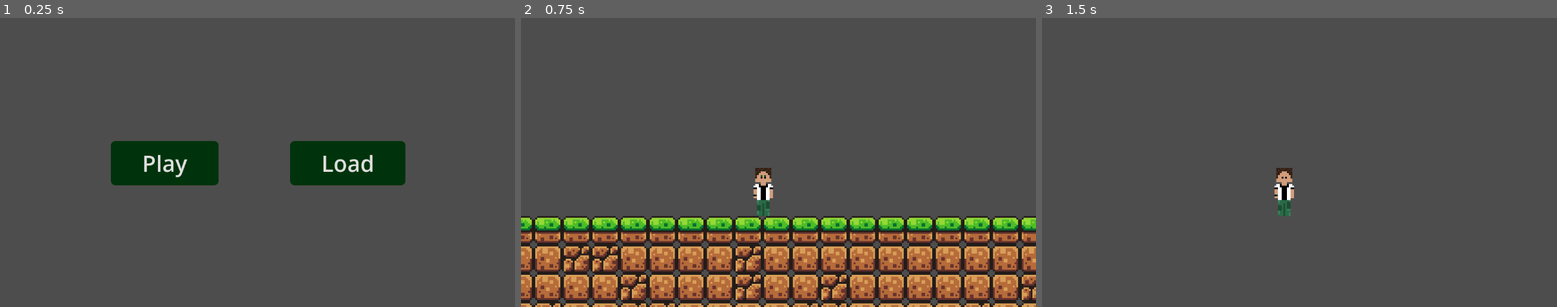
Above: before the commit, frames 1-3 (left to right).
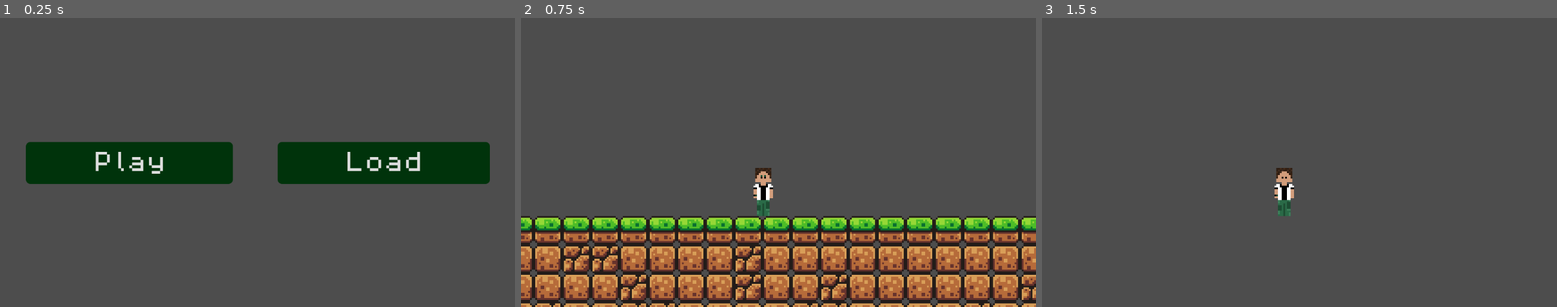
Above: after the commit, the same moments.

Repository: Shelseymp/AppDevProject2
Game: Godot game, scene res://scenes/menu.tscn
The game is run twice, just before and just after one commit, with the same random seed, the same clock (stepped at 60 frames per second) and the same inputs.
Inputs:
- Up to frame 1 (0.25 s): no input
- Up to frame 2 (0.75 s): click "Play" at 0.5 s
- Up to frame 3 (1.5 s): tap Enter (ui_accept) at 1.25 s; hold Right (ui_right) from 1.28 s (still down)

The runs differ from the first frame. In frame 1, 6.8% of the frame differs, in the area x 5-96%, y 42-58%; in frame 2, nothing differs; in frame 3, nothing differs.

Commit message:
customizing buttons

Diff:
--- a/scenes/menu.tscn
+++ b/scenes/menu.tscn
@@ -1,6 +1,7 @@
-[gd_scene load_steps=9 format=3 uid="uid://dswrvoa3bgmgk"]
+[gd_scene load_steps=10 format=3 uid="uid://dswrvoa3bgmgk"]
 
 [ext_resource type="Script" path="res://scripts/menu.gd" id="1_hkcjq"]
+[ext_resource type="FontFile" uid="uid://xoyxu5ydbrn8" path="res://assets/brackeys_platformer_assets/fonts/PixelOperator8.ttf" id="2_0gj7r"]
 
 [sub_resource type="StyleBoxFlat" id="StyleBoxFlat_iwkxg"]
 bg_color = Color(0, 0.26, 0.0563333, 1)
@@ -8,9 +9,9 @@
 corner_radius_top_right = 10
 corner_radius_bottom_right = 10
 corner_radius_bottom_left = 10
-expand_margin_left = 70.0
+expand_margin_left = 150.0
 expand_margin_top = 15.0
-expand_margin_right = 70.0
+expand_margin_right = 150.0
 expand_margin_bottom = 15.0
 
 [sub_resource type="StyleBoxFlat" id="StyleBoxFlat_whgv0"]
@@ -19,9 +20,9 @@
 corner_radius_top_right = 10
 corner_radius_bottom_right = 10
 corner_radius_bottom_left = 10
-expand_margin_left = 70.0
+expand_margin_left = 150.0
 expand_margin_top = 15.0
-expand_margin_right = 70.0
+expand_margin_right = 150.0
 expand_margin_bottom = 15.0
 
 [sub_resource type="StyleBoxFlat" id="StyleBoxFlat_88yjd"]
@@ -30,9 +31,9 @@
 corner_radius_top_right = 10
 corner_radius_bottom_right = 10
 corner_radius_bottom_left = 10
-expand_margin_left = 70.0
+expand_margin_left = 150.0
 expand_margin_top = 15.0
-expand_margin_right = 70.0
+expand_margin_right = 150.0
 expand_margin_bottom = 15.0
 
 [sub_resource type="StyleBoxFlat" id="StyleBoxFlat_0lchu"]
@@ -41,9 +42,9 @@
 corner_radius_top_right = 10
 corner_radius_bottom_right = 10
 corner_radius_bottom_left = 10
-expand_margin_left = 70.0
+expand_margin_left = 150.0
 expand_margin_top = 15.0
-expand_margin_right = 70.0
+expand_margin_right = 150.0
 expand_margin_bottom = 15.0
 
 [sub_resource type="StyleBoxFlat" id="StyleBoxFlat_2y0m2"]
@@ -52,9 +53,9 @@
 corner_radius_top_right = 10
 corner_radius_bottom_right = 10
 corner_radius_bottom_left = 10
-expand_margin_left = 70.0
+expand_margin_left = 150.0
 expand_margin_top = 15.0
-expand_margin_right = 70.0
+expand_margin_right = 150.0
 expand_margin_bottom = 25.0
 
 [sub_resource type="StyleBoxFlat" id="StyleBoxFlat_wt1yw"]
@@ -63,9 +64,9 @@
 corner_radius_top_right = 10
 corner_radius_bottom_right = 10
 corner_radius_bottom_left = 10
-expand_margin_left = 70.0
+expand_margin_left = 150.0
 expand_margin_top = 15.0
-expand_margin_right = 70.0
+expand_margin_right = 150.0
 expand_margin_bottom = 15.0
 
 [sub_resource type="StyleBoxFlat" id="StyleBoxFlat_5n87f"]
@@ -74,9 +75,9 @@
 corner_radius_top_right = 10
 corner_radius_bottom_right = 10
 corner_radius_bottom_left = 10
-expand_margin_left = 70.0
+expand_margin_left = 150.0
 expand_margin_top = 15.0
-expand_margin_right = 70.0
+expand_margin_right = 150.0
 expand_margin_bottom = 15.0
 
 [node name="Menu" type="Control"]
@@ -92,20 +93,6 @@
 grow_vertical = 2
 script = ExtResource("1_hkcjq")
 
-[node name="MarginContainer" type="MarginContainer" parent="."]
-layout_mode = 1
-anchors_preset = 8
-anchor_left = 0.5
-anchor_top = 0.5
-anchor_right = 0.5
-anchor_bottom = 0.5
-offset_left = -160.5
-offset_top = -39.0
-offset_right = 160.5
-offset_bottom = 39.0
-grow_horizontal = 2
-grow_vertical = 2
-
 [node name="HBoxContainer" type="HBoxContainer" parent="."]
 layout_mode = 1
 anchors_preset = 8
@@ -119,10 +106,11 @@
 offset_bottom = 32.0
 grow_horizontal = 2
 grow_vertical = 2
-theme_override_constants/separation = 300
+theme_override_constants/separation = 400
 
 [node name="Play" type="Button" parent="HBoxContainer"]
 layout_mode = 2
+theme_override_fonts/font = ExtResource("2_0gj7r")
 theme_override_font_sizes/font_size = 50
 theme_override_styles/hover_pressed_mirrored = SubResource("StyleBoxFlat_iwkxg")
 theme_override_styles/hover_pressed = SubResource("StyleBoxFlat_whgv0")
@@ -132,6 +120,7 @@
 
 [node name="Load" type="Button" parent="HBoxContainer"]
 layout_mode = 2
+theme_override_fonts/font = ExtResource("2_0gj7r")
 theme_override_font_sizes/font_size = 50
 theme_override_styles/hover_pressed = SubResource("StyleBoxFlat_2y0m2")
 theme_override_styles/hover = SubResource("StyleBoxFlat_wt1yw")
Binary file added: assets/brackeys_platformer_assets/fonts/Meta Courage TTF.ttf
Not shown, added: assets/brackeys_platformer_assets/fonts/Meta Courage TTF.ttf.import
